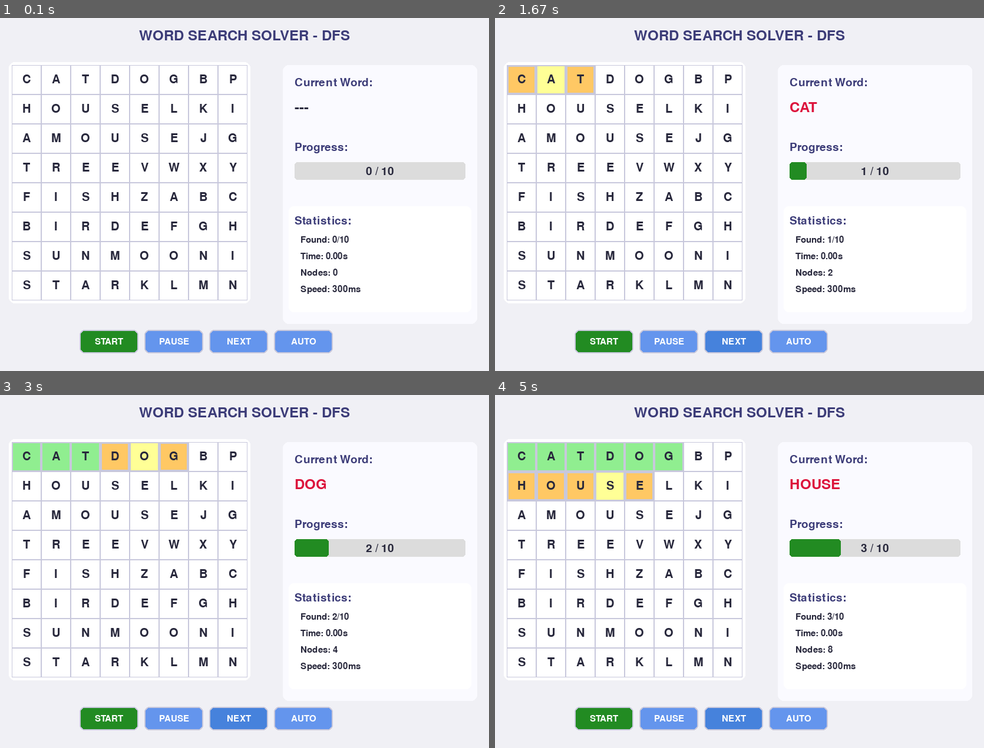
Above: before the commit, frames 1-4 (two rows, left to right).
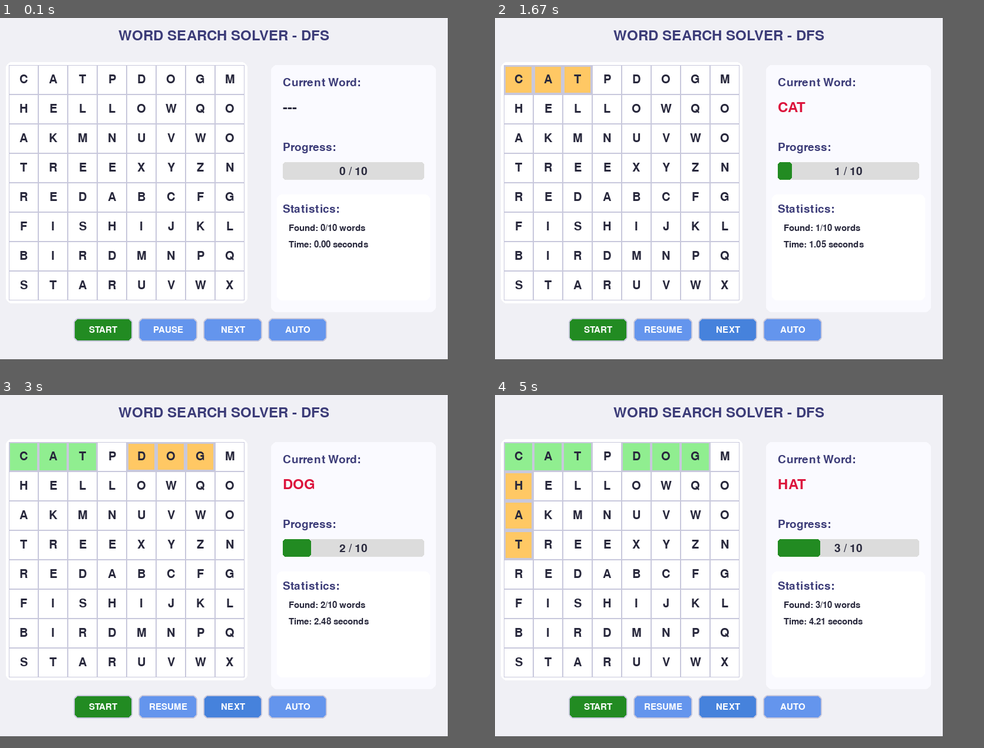
Above: after the commit, the same moments.

Repository: trinh-say-hi/introAI_btl1
Game: pygame game, started from word_search/run_gui.py
Same seed, same stepped clock (60 frames per second), same inputs: the game is played once before the commit and once after it.
Inputs:
- Up to frame 1 (0.1 s): type "1 (at the terminal prompt)" at 0 s; type "Enter (at the terminal prompt)" at 0 s
- Up to frame 2 (1.67 s): click "START" at 0.38 s; hold Right 0.67-1.13 s; click "NEXT" at 1.27 s
- Up to frame 3 (3 s): hold Right 2-2.63 s; tap Space at 2.07, 2.37, 2.73 s; tap A at 2.15 s; hold Right from 2.67 s (still down)
- Up to frame 4 (5 s): release Right at 3.13 s; hold Right 3.67-4.3 s; tap Space at 3.73, 4.1, 4.4 s; tap A at 3.82 s; hold Right 4.33-4.8 s
In our replay, the window is 830x600 before the commit and 760x580 after it. These sizes can differ from the game's own. Grey fills any space a smaller window leaves; there, only what the larger window draws over its background counts as a difference.

The runs differ from the first frame. In frame 1, 11% of the frame differs, in the area x 1-96%, y 3-95%; in frame 2, 12%; in frame 3, 13%; in frame 4, 15%.

Commit message:
fix: sửa lỗi ...

Diff:
--- /dev/null
+++ b/word_search/input/demo.txt
@@ -0,0 +1,10 @@
+8
+C A T D O G X Y
+H E L L O W O Z
+A B C D E F G A
+T O O K L M N B
+F I S H Q R S C
+B I R D U V W D
+S U N X Y Z A E
+M O O N G H I F
+CAT,DOG,HELLO,HAT,FISH,BIRD,SUN,MOON,ABCD
--- /dev/null
+++ b/word_search/input/demo_all_directions.txt
@@ -0,0 +1,10 @@
+8
+C A T X D O G Y
+H X X S X X X Z
+A X X X U X X A
+T X X X X N X B
+F I S H X X X C
+X X X X X X X D
+S T A R X X X E
+M O O N X X X F
+CAT,DOG,HAT,SUN,FISH,STAR,MOON,ABCDEF
--- a/word_search/input/easy.txt
+++ b/word_search/input/easy.txt
@@ -1,10 +1,10 @@
 8
-C A T D O G B P
-H O U S E L K I
-A M O U S E J G
-T R E E V W X Y
-F I S H Z A B C
-B I R D E F G H
-S U N M O O N I
-S T A R K L M N
-CAT,DOG,HOUSE,MOUSE,TREE,FISH,BIRD,SUN,MOON,STAR
+C A T P D O G M
+H E L L O W Q O
+A K M N U V W O
+T R E E X Y Z N
+R E D A B C F G
+F I S H I J K L
+B I R D M N P Q
+S T A R U V W X
+CAT,DOG,HAT,HELLO,TREE,RED,FISH,BIRD,STAR,MOON
--- a/word_search/input/hard.txt
+++ b/word_search/input/hard.txt
@@ -1,14 +1,14 @@
 12
-A R T I F I C I A L X Y
-I N T E L L I G E N C E
-M A C H I N E L E A R N
-L E A R N I N G R N X Y
-D E E P N E U R A L Z W
-C O N V O L U T I O N A
-N A L N E T W O R K V B
-B A C K P R O P A G A T
-A T I O N D A T A S E T
-C I E N C E M O D E L S
-L T R A I N I N G A B C
-V A L I D A T I O N X Y
-ARTIFICIAL,INTELLIGENCE,MACHINE,LEARNING,DEEP,NEURAL,NETWORK,DATA,SCIENCE,MODEL,TRAINING
+D A T A B C D E F G H I
+A E E P Q R S T U V W X
+T F L M N O P Q R O T U
+A G H I J K L M R O P Q
+X H I J K L M K O P Q R
+N E U R A L S T U V W X
+E U V W X Y Z A B C D E
+T R E E F G H I J K L S
+W O R L N O P Q R S T M
+M O D E L V W X Y Z A A
+C O D E C D E F G H I R
+K L M N O P Q R S T U T
+DATA,NEURAL,TREE,WORK,MODEL,CODE,SMART
--- a/word_search/input/medium.txt
+++ b/word_search/input/medium.txt
@@ -1,12 +1,12 @@
 10
-P Y T H O N J A V A
-C O M P U T E R S Q
-A L G O R I T H M L
-L R U B Y P E R L O
-S E A R C H D F S G
-T R E E G R A P H I
-A R R A Y L I S T C
-S T A C K Q U E U E
-H A S H M A P X Y Z
-B I N A R Y T R E E
-PYTHON,JAVA,COMPUTER,ALGORITHM,RUBY,PERL,SEARCH,DFS,TREE,GRAPH,ARRAY,LIST,STACK,QUEUE,HASHMAP,BINARY
+P Y T H O N K L M N
+Y J A V A B C D E F
+T A G H I J K L M N
+H V O P Q R S T U V
+O A L M N O P Q R S
+N X D Y Z A B C D E
+F G H I J K L M N O
+A R R A Y P Q I S T
+P Q R S T L M S S U
+S T A C K U V W X T
+PYTHON,JAVA,GOLD,ARRAY,LIST,STACK
--- a/word_search/src/gui_pygame.py
+++ b/word_search/src/gui_pygame.py
@@ -28,6 +28,8 @@
             'cell_searching': (255, 255, 150),
             'cell_found': (144, 238, 144),
             'cell_current': (255, 200, 100),
+            'cell_checking': (255, 180, 180),  # Màu đỏ nhạt khi check
+            'cell_failed': (255, 220, 220),    # Màu hồng nhạt khi fail
             'text': (40, 40, 60),
             'header': (60, 60, 120),
             'success': (34, 139, 34),
@@ -37,16 +39,22 @@
             'button_hover': (70, 130, 220)
         }
 
-        # Kích thước
-        self.CELL_SIZE = min(50, 600 // self.size)
-        self.GRID_MARGIN = 20
-        self.SIDEBAR_WIDTH = 350
+        # Kích thước - scale cho laptop 14 inch (max ~900px)
+        if self.size <= 8:
+            self.CELL_SIZE = 50
+        elif self.size <= 10:
+            self.CELL_SIZE = 42
+        else:  # 12x12
+            self.CELL_SIZE = 38
+
+        self.GRID_MARGIN = 15
+        self.SIDEBAR_WIDTH = 300
 
         grid_width = self.size * self.CELL_SIZE + 2 * self.GRID_MARGIN
         grid_height = self.size * self.CELL_SIZE + 2 * self.GRID_MARGIN
 
-        self.WINDOW_WIDTH = grid_width + self.SIDEBAR_WIDTH + 40
-        self.WINDOW_HEIGHT = max(grid_height + 100, 600)
+        self.WINDOW_WIDTH = grid_width + self.SIDEBAR_WIDTH + 30
+        self.WINDOW_HEIGHT = grid_height + 150
 
         # Tạo cửa sổ
         self.screen = pygame.display.set_mode((self.WINDOW_WIDTH, self.WINDOW_HEIGHT))
@@ -71,6 +79,8 @@
         self.current_word = None
         self.current_path = []
         self.searching_positions = set()
+        self.checking_position = None  # Ô đang check
+        self.failed_positions = set()  # Các ô check thất bại
         self.animation_speed = 0.3
         self.is_running = True
         self.is_paused = False
@@ -135,7 +145,14 @@
                 cell_color = self.COLORS['cell_normal']
                 border_width = 1
 
-                if (i, j) in self.searching_positions:
+                # Ưu tiên: checking > failed > searching > current > found > normal
+                if self.checking_position and (i, j) == self.checking_position:
+                    cell_color = self.COLORS['cell_checking']
+                    border_width = 3
+                elif (i, j) in self.failed_positions:
+                    cell_color = self.COLORS['cell_failed']
+                    border_width = 2
+                elif (i, j) in self.searching_positions:
                     cell_color = self.COLORS['cell_searching']
                     border_width = 2
                 elif (i, j) in self.current_path:
@@ -229,11 +246,13 @@
         self.screen.blit(stats_title, (sidebar_x + 20, y_offset))
         y_offset += 35
 
+        # Cập nhật thời gian theo thời gian thực
+        if self.start_time is not None:
+            self.elapsed_time = time.time() - self.start_time
+
         stats = [
-            f"Found: {len(self.found_words)}/{len(self.grid.words)}",
-            f"Time: {self.elapsed_time:.2f}s",
-            f"Nodes: {self.nodes_explored}",
-            f"Speed: {int(self.animation_speed * 1000)}ms"
+            f"Found: {len(self.found_words)}/{len(self.grid.words)} words",
+            f"Time: {self.elapsed_time:.2f} seconds"
         ]
 
         for stat in stats:
@@ -283,7 +302,9 @@
                 elif self.buttons['pause'].collidepoint(mouse_pos):
                     self.is_paused = not self.is_paused
                 elif self.buttons['next'].collidepoint(mouse_pos):
-                    self.is_paused = False
+                    # Auto pause if not paused yet, then step
+                    if not self.is_paused:
+                        self.is_paused = True
                     return 'next_step'
                 elif self.buttons['auto'].collidepoint(mouse_pos):
                     self.is_auto_play = not self.is_auto_play
@@ -292,6 +313,9 @@
                 if event.key == pygame.K_SPACE:
                     self.is_paused = not self.is_paused
                 elif event.key == pygame.K_RIGHT:
+                    # Auto pause if not paused yet, then step
+                    if not self.is_paused:
+                        self.is_paused = True
                     return 'next_step'
                 elif event.key == pygame.K_a:
                     self.is_auto_play = not self.is_auto_play
@@ -315,36 +339,72 @@
         current_row, current_col = row, col
 
         for i in range(1, len(word)):
-            # Update display
+            # Move to next cell
+            current_row += dr
+            current_col += dc
+
+            # Kiểm tra vị trí có hợp lệ không
+            if not (0 <= current_row < self.size and 0 <= current_col < self.size):
+                # Hiển thị fail (out of bounds)
+                self.checking_position = None
+                self.render()
+                if not self.is_auto_play:
+                    pygame.time.wait(int(self.animation_speed * 500))
+                break
+
+            # Hiệu ứng: Đang check ô này (màu đỏ nhạt)
             self.current_word = word
             self.current_path = path.copy()
-            self.searching_positions = {(current_row, current_col)}
+            self.checking_position = (current_row, current_col)
+            self.searching_positions = set()
 
             self.render()
 
+            # Wait for animation
             if not self.is_auto_play:
-                pygame.time.wait(int(self.animation_speed * 1000))
+                pygame.time.wait(int(self.animation_speed * 500))
 
             # Check events
             result = self.handle_events()
             if result == False:
                 return False
-            elif result == 'next_step':
-                pass
-
-            # Move to next cell
-            current_row += dr
-            current_col += dc
-
-            if not (0 <= current_row < self.size and 0 <= current_col < self.size):
+
+            # Handle pause - wait until resume or next
+            while self.is_paused and result != 'next_step':
+                self.render()
+                result = self.handle_events()
+                if result == False:
+                    return False
+                pygame.time.wait(50)
+
+            # If next_step, continue once then pause again
+            if result == 'next_step':
+                self.is_paused = True
+
+            # Kiểm tra ký tự có khớp không
+            if self.grid.get_cell(current_row, current_col) != word[i]:
+                # KHÔNG KHỚP - Hiển thị fail (màu hồng nhạt)
+                self.failed_positions.add((current_row, current_col))
+                self.checking_position = None
+                self.render()
+                if not self.is_auto_play:
+                    pygame.time.wait(int(self.animation_speed * 500))
+
+                # Xóa failed sau 1 chút
+                self.failed_positions.discard((current_row, current_col))
                 break
 
-            if self.grid.get_cell(current_row, current_col) != word[i]:
-                break
-
+            # KHỚP - Thêm vào path (màu cam)
             path.append((current_row, current_col))
             self.nodes_explored += 1
-
+            self.checking_position = None
+            self.current_path = path.copy()
+
+            self.render()
+            if not self.is_auto_play:
+                pygame.time.wait(int(self.animation_speed * 300))
+
+        self.checking_position = None
         return path if len(path) == len(word) else None
 
     def solve_step_by_step(self):
@@ -440,9 +500,7 @@
         # Kết quả
         results = [
             f"Found: {len(self.found_words)}/{len(self.grid.words)} words",
-            f"Time: {self.elapsed_time:.3f} seconds",
-            f"Nodes explored: {self.nodes_explored}",
-            f"Speed: {int(self.nodes_explored/self.elapsed_time) if self.elapsed_time > 0 else 0} nodes/s"
+            f"Time: {self.elapsed_time:.3f} seconds"
         ]
 
         for result in results:
Not shown, removed: word_search/HUONG_DAN.md
